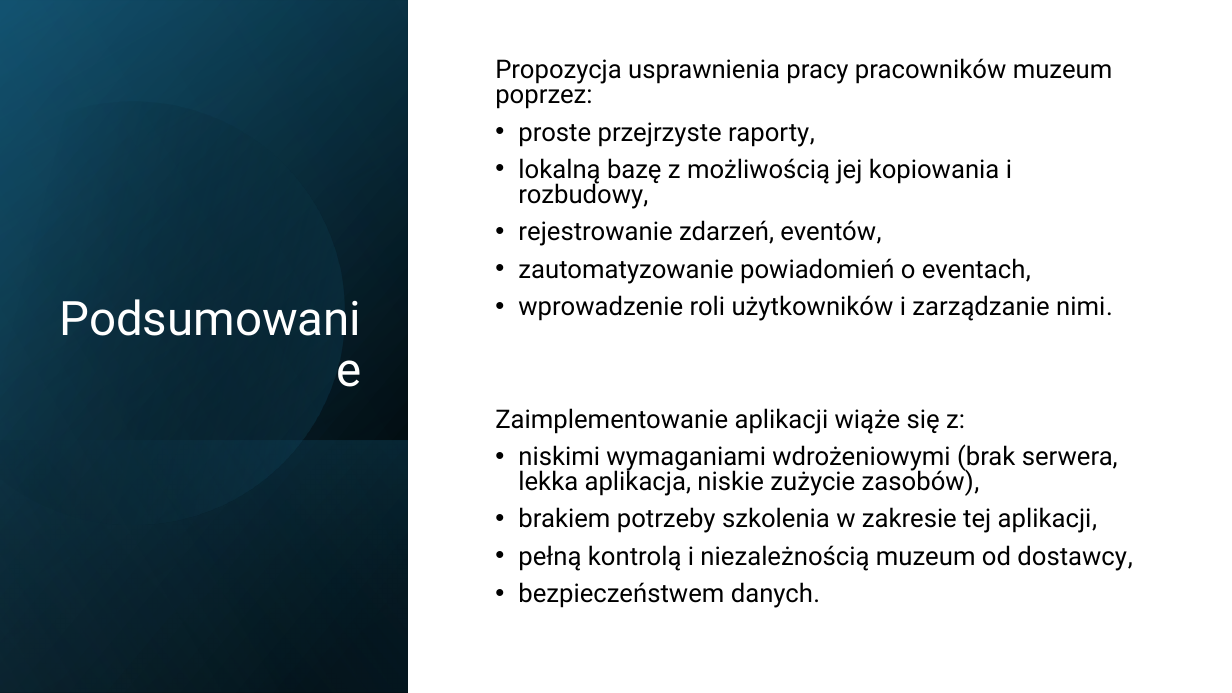
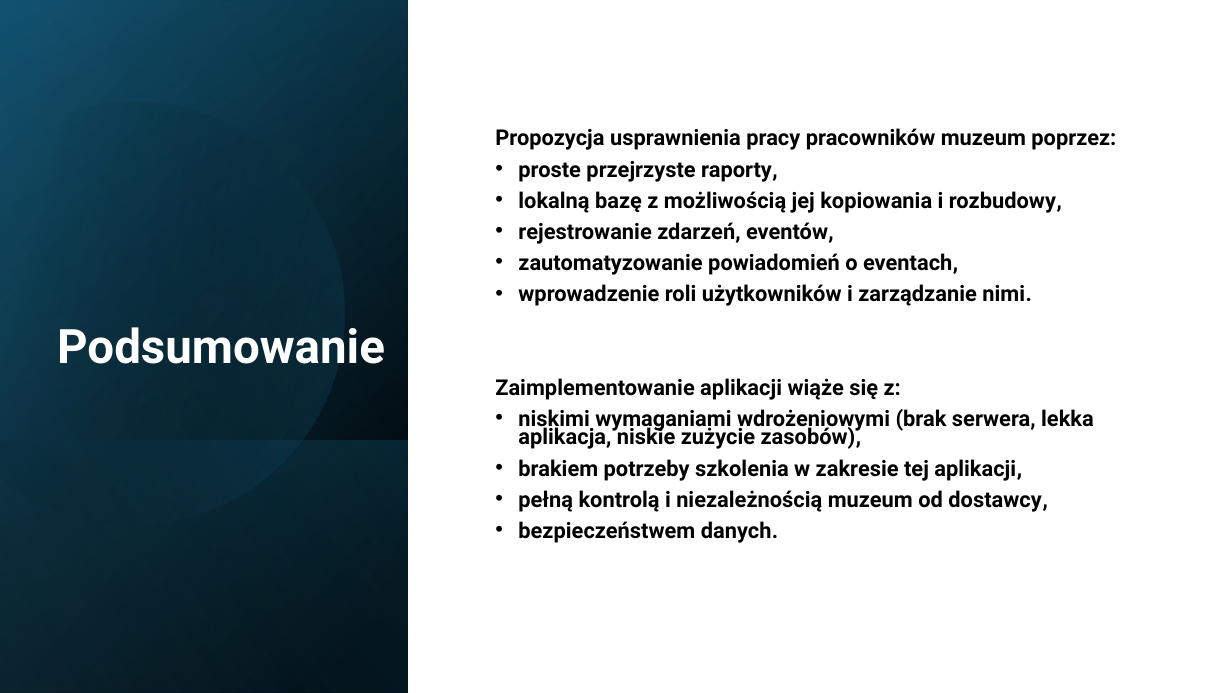
Before and after one commit to oliwiaglodek/MuzeumWPF, a slide deck: slide 21 of Prezentacja na obronę.pptx. Drawn at 1232x693 pixels with LibreOffice and Linux fonts; fonts in the diff are those of the drawing. Boxes give left, top, right and bottom in pixels: in the first picture for what was removed or moved away, otherwise in the second. Text is boxed around its words. In the diff, an @@ line names an element or a change of style, - is before the commit and + after.

```diff
--- a/Prezentacja na obronę.pptx
+++ b/Prezentacja na obronę.pptx
@@ title "Podsumowanie": place and size @@
-title "Podsumowanie" at (47,59,371,401)
+title "Podsumowanie" at (57,327,385,364)
@@ title "Podsumowanie" at (57,327,385,364): bold on @@
@@ text "Propozycja usprawnienia pracy pracowników muzeum ..." at (495,128,1116,543): size 20 to 17 pt, bold on; line spacing 0.8 to 0.7 @@
```
Also in this commit, not shown: 20 other slides changed, 1 other file.
